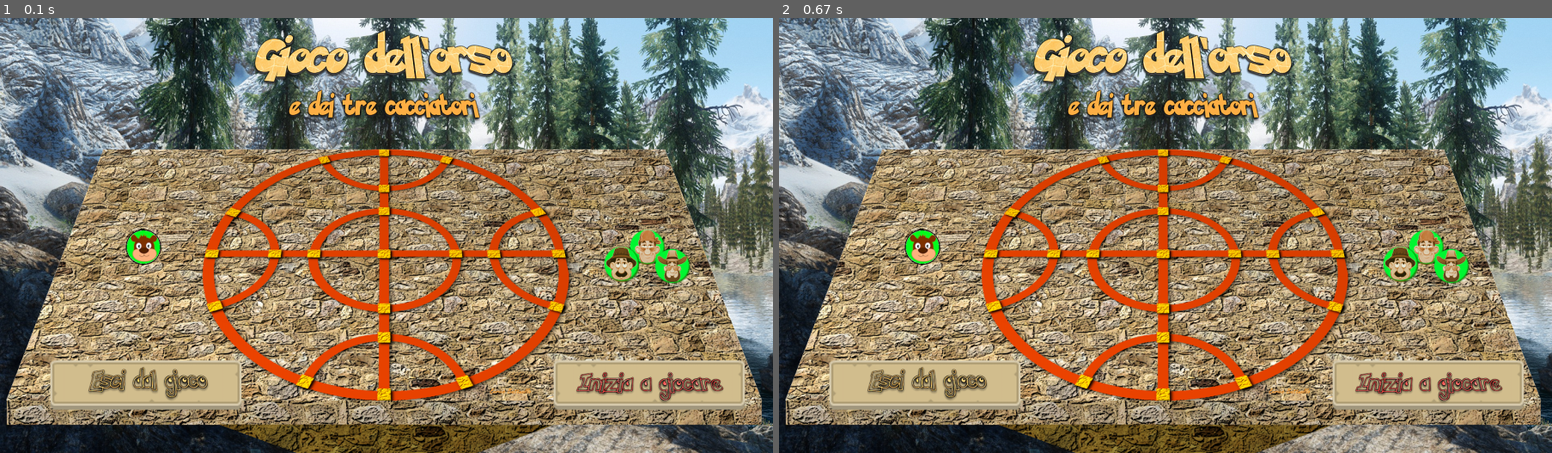
Above: before the commit, frames 1-2 (left to right).
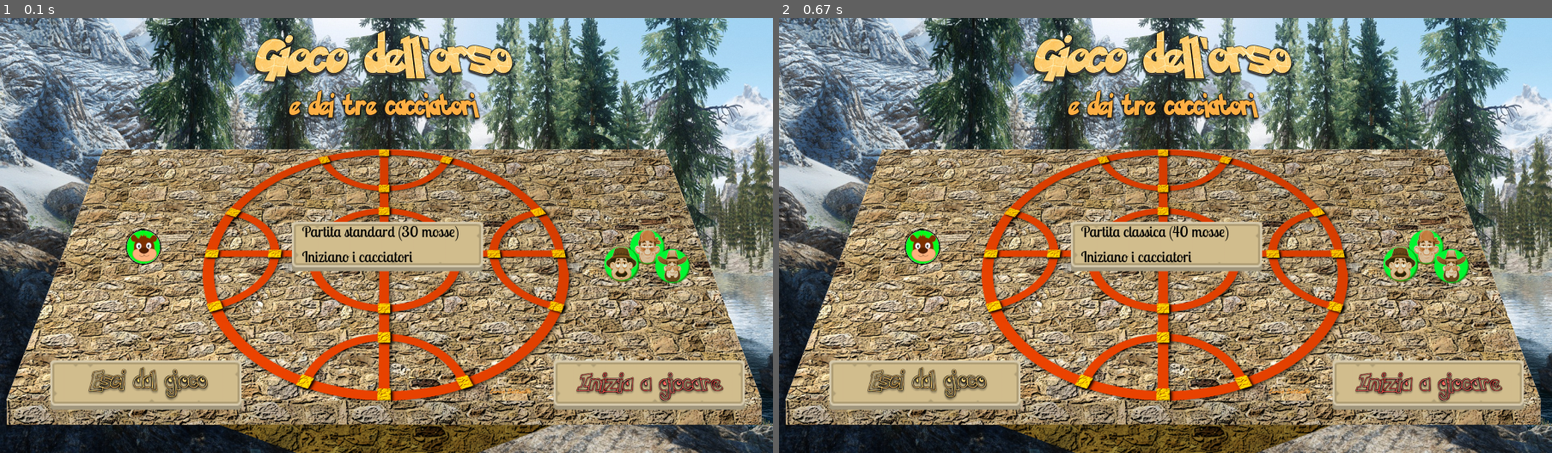
Above: after the commit, the same moments.

Repository: Burlesco70/BearAndHuntersGame
Game: pygame game, started from PyGame/orso.py
The game is run twice, just before and just after one commit, with the same random seed, the same clock (stepped at 60 frames per second) and the same inputs.
Inputs (mouse positions are in pixels of both pictures, inside the frame that each line leads up to):
- Up to frame 1 (0.1 s): no input
- Up to frame 2 (0.67 s): click (1165, 235) at 0.38 s

The runs differ from the first frame. In frame 1, 2.4% of the frame differs, in the area x 6-97%, y 46-91%; in frame 2, 2.4%.

Commit message:
menu come gruppo di sprites

Diff:
--- a/PyGame/orso.py
+++ b/PyGame/orso.py
@@ -176,7 +176,6 @@
     return pygame.image.load(path).convert_alpha()
 
 class OrsoPyGame():
-
     # Create the window
     FINESTRA_X=1536
     FINESTRA_Y=864
@@ -213,10 +212,8 @@
         self.USCITA_IMG = get_img('images/back.png')
         self.USCITA_RECT = self.USCITA_IMG.get_rect()
         self.USCITA_RECT.center = (1355,675)
-
         self.ORSO_VINCE = get_img_alpha("images/Lorso-vince.png")
         self.CACCIATORI_VINCONO = get_img_alpha("images/Vincono-i-cacciatori.png")
-
         # Scacchiera
         self.BOARD_IMG = get_img('images/board.png')
 
@@ -228,15 +225,6 @@
 
         self.TITOLO = get_img_alpha("images/Gioco-dellorso.png")
         self.MENU_BACKGROUND = get_img("images/3d_board.png")
-        self.INIZIA = get_img('images/buttonLong.png')
-        self.INIZIA_RECT = self.INIZIA.get_rect()
-        self.INIZIA_RECT.center = (1290, 720)
-        self.INIZIA_STR = get_img_alpha("images/Inizia-a-giocare.png")
-
-        self.ESCI_GIOCO = get_img('images/buttonLong.png')
-        self.ESCI_GIOCO_RECT = self.ESCI_GIOCO.get_rect()
-        self.ESCI_GIOCO_RECT.center = (290, 720)
-        self.ESCI_GIOCO_STR = get_img_alpha("images/Esci-dal-gioco.png")
 
     def menu(self):
         '''
@@ -246,16 +234,22 @@
         pygame.mixer.music.load('sounds/intro.wav')
         pygame.mixer.music.play(-1)
 
+        # Elementi di sfondo
         self.screen.blit(self.MENU_BACKGROUND, (0, 0))#
         self.screen.blit(self.TITOLO, (500,20))
         self.screen.blit(self.ORSO_IDLE_IMG, (250, 420))
         self.screen.blit(self.TRE_CACCIATORI_IMG, (1200, 420))
 
-        self.screen.blit(self.INIZIA, (1100, 680))
-        self.screen.blit(self.INIZIA_STR, (1140, 700))
-
-        self.screen.blit(self.ESCI_GIOCO, (100, 680))
-        self.screen.blit(self.ESCI_GIOCO_STR, (170, 690))
+        # Creo gruppo sprite per menu
+        self._menu_items = pygame.sprite.Group()
+        self._m_inizio = OpzioneMenuInizioGioco(self)
+        self._menu_items.add(self._m_inizio)
+        self._m_uscita = OpzioneMenuUscita(self)
+        self._menu_items.add(self._m_uscita)
+        self._m_mosse = OpzioneMenuNumeroMosse(self)
+        self._menu_items.add(self._m_mosse)
+        self._m_inizia_cacciatore = OpzioneMenuInizoTurno(self)
+        self._menu_items.add(self._m_inizia_cacciatore)
 
         self._pos_call = (0, 0)
         self._running = True
@@ -267,23 +261,17 @@
                     self._quit()
                 elif event.type == pygame.MOUSEBUTTONDOWN:
                     self._pos_call = pygame.mouse.get_pos()
-                    # print(pos_call)
-                    # Per uscire
-                    if self.ESCI_GIOCO_RECT.collidepoint(self._pos_call):
-                        self._running = False
-                        self._quit()
-
-                    # Per iniziare il gioco
-                    if self.INIZIA_RECT.collidepoint(self._pos_call):
-                        self._running = False
-                        pygame.time.delay(800)
-                        # fade out menu music
-                        pygame.mixer.music.fadeout(800)
-                        self.game(30, True)
-
+                    for m_item in self._menu_items:
+                        if m_item.rect.collidepoint(self._pos_call):
+                            m_item.action()
+            # Aggiorna gli items di menu
+            self._menu_items.update()
+            self._menu_items.draw(self.screen)
+            # Aggiorna lo screen
             pygame.display.update()
 
     def _quit(self):
+        '''Uscita dal gioco'''
         pygame.time.delay(500)
         pygame.mixer.music.fadeout(500)
         pygame.mixer.music.stop()
@@ -291,21 +279,18 @@
         sys.exit()
 
     def _menu_call(self):
+        '''Richiamo menu'''
         pygame.time.delay(500)
         pygame.mixer.music.fadeout(500)
         self.menu()
 
     def game(self, numero_mosse: int, inizia_cacciatore: bool):
-        '''
-        Gioco implementato con PyGame
-        '''
+        '''Gioco implementato con PyGame'''
         pygame.mixer.music.load('sounds/orso_music.ogg')
         pygame.mixer.music.play(-1)
-
         # Inizializza la scacchiera e il gioco
         self.gioco_orso = BearGame(numero_mosse, inizia_cacciatore)
         self._msg = "L'orso vince facendo "+str(self.gioco_orso.get_max_bear_moves())+" mosse"
-
          # Creazione gruppo elementi di HUD
         self._hud = pygame.sprite.Group()
         self._h_turno = HudTurno(self)
@@ -314,12 +299,10 @@
         self._hud.add(self._h_turno)
         self._hud.add(self._h_mosse)
         self._hud.add(self._h_msg)
-
         # Inizializzazioni
         self._running = True
         self._pos_call = (0, 0)
         self._selezione = None
-
         while self._running:
             #self._pos_call = pygame.mouse.get_pos()
             for event in pygame.event.get():
@@ -345,32 +328,25 @@
             self.clock.tick(60)
             # Disegna la scacchiera
             self.screen.blit(self.BOARD_IMG, (0, 0))
-
             # Pannello uscita
             self.screen.blit(self.USCITA_IMG, (1250, 580))
-
             # Aggiorna le caselle
             self._lista_caselle.update()
             self._lista_caselle.draw(self.screen)
-
             # Aggiorna HUD
             self._hud.update()
             self._hud.draw(self.screen)
-
             # Check fine del gioco
             if self.gioco_orso.game_over():
                 self._msg = self.gioco_orso.get_winner_display()
                 if self.gioco_orso.is_bear_winner():
                     pygame.mixer.Channel(1).play(pygame.mixer.Sound('sounds/orso_ride.wav'))
                     self.screen.blit(self.ORSO_VINCE, (580,380))
-
                 else:
                     pygame.mixer.Channel(1).play(pygame.mixer.Sound('sounds/cacciatori_ridono.wav'))
                     self.screen.blit(self.CACCIATORI_VINCONO, (480,380))
-
             # Aggiornamento screen
             pygame.display.update()
-
             # Reset del gioco
             if self.gioco_orso.game_over():
                 time.sleep(5)
@@ -382,6 +358,115 @@
                     self._msg = "Ricomincia l'orso"
                 self.gioco_orso.reset(numero_mosse, inizia_cacciatore)
 
+
+# Classi opzioni di menu
+class OpzioneMenuNumeroMosse(pygame.sprite.Sprite):
+    '''Menu: numero mosse'''
+    PANNELLO_UNO_IMG = get_img('images/buttonLong.png') #panel
+    OPZIONI_MOSSE = {
+        20:'Partita veloce (20 mosse)',
+        30:'Partita standard (30 mosse)',
+        40:'Partita classica (40 mosse)'
+        }
+
+    def __init__(self, game: OrsoPyGame):
+        super().__init__()
+        self.game = game
+        self.LOBSTER_30 = pygame.font.Font('fonts/LobsterTwo-Regular.otf',30)
+        # 30 mosse è il default
+        self.mosse = 30
+
+    def update(self):
+        self._text = self.LOBSTER_30.render(OpzioneMenuNumeroMosse.OPZIONI_MOSSE[self.mosse], 1, BLACK)
+        self.game.screen.blit(self.PANNELLO_UNO_IMG, (580, 405))
+        self.rect = self._text.get_rect()
+        self.rect.x = 600
+        self.rect.y = 405
+        self.image = self._text
+
+    def action(self):
+        self.mosse += 10
+        if self.mosse == 50:
+            self.mosse = 20
+
+
+class OpzioneMenuInizoTurno(pygame.sprite.Sprite):
+    '''Menu: turno'''
+    OPZIONI_TURNO = {
+        True:'Iniziano i cacciatori',
+        False:"Inizia l'orso"
+        }
+
+    def __init__(self, game: OrsoPyGame):
+        super().__init__()
+        self.game = game
+        self.LOBSTER_30 = pygame.font.Font('fonts/LobsterTwo-Regular.otf',30)
+        # Iniziano i cacciatori è il default
+        self.inziano_cacciatori = True
+
+    def update(self):
+        self._text = self.LOBSTER_30.render(
+            OpzioneMenuInizoTurno.OPZIONI_TURNO[self.inziano_cacciatori],
+            1,
+            BLACK)
+        self.rect = self._text.get_rect()
+        self.rect.x = 600
+        self.rect.y = 455
+        self.image = self._text
+
+    def action(self):
+        self.inziano_cacciatori = not(self.inziano_cacciatori)
+
+
+class OpzioneMenuUscita(pygame.sprite.Sprite):
+    '''Menu: uscita'''
+    def __init__(self, game: OrsoPyGame):
+        super().__init__()
+        self.game = game
+        self.ESCI_GIOCO = get_img('images/buttonLong.png')
+        self.ESCI_GIOCO_STR = get_img_alpha("images/Esci-dal-gioco.png")
+
+
+    def update(self):
+        self.game.screen.blit(self.ESCI_GIOCO, (100, 680))
+        self.rect = self.ESCI_GIOCO_STR.get_rect()
+        self.rect.x = 170
+        self.rect.y = 690
+        self.image = self.ESCI_GIOCO_STR
+
+    def action(self):
+        self.game._running = False
+        self.game._quit()
+
+
+class OpzioneMenuInizioGioco(pygame.sprite.Sprite):
+    '''Menu: inizio'''
+    def __init__(self, game: OrsoPyGame):
+        super().__init__()
+        self.game = game
+        self.INIZIA = get_img('images/buttonLong.png')
+        self.INIZIA_STR = get_img_alpha("images/Inizia-a-giocare.png")
+
+
+    def update(self):
+        self.game.screen.blit(self.INIZIA, (1100, 680))
+        self.rect = self.INIZIA_STR.get_rect()
+        self.rect.x = 1140
+        self.rect.y = 700
+        self.image = self.INIZIA_STR
+
+    def action(self):
+        self.game._running = False
+        pygame.time.delay(800)
+        # fade out menu music
+        pygame.mixer.music.fadeout(800)
+        self.game.game(
+            self.game._m_mosse.mosse,
+            self.game._m_inizia_cacciatore.inziano_cacciatori
+        )
+
+
+# Classi HUD di gioco
 class HudTurno(pygame.sprite.Sprite):
     '''HUD: pannello per il turno'''
     ORSO_IDLE_IMG = get_img('images/little-bear-idle.png')
